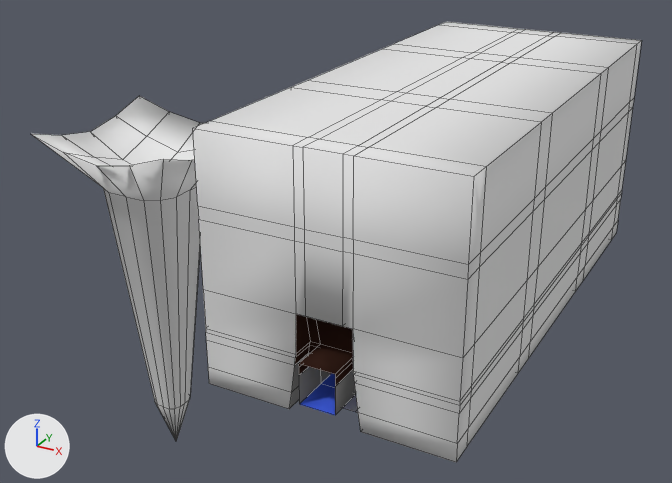
A saved change to the Blender file broken/blender/brokendev.blend.
One viewpoint serves both versions: a 50 mm lens placed at (7.39, -8.66, 3.3), pointed at (2.38, 0.44, -1.25). The axes (+X, +Y, +Z) are drawn at lower left. The lights are the same throughout. Mesh edges are drawn as thin lines.

Before the edit, the objects in view are built like this:
```python
me_area1mesh = bpy.data.meshes.new('area1mesh')
me_area1mesh.from_pydata(...)  # 332 vertices, 315 faces; spans x -10.0..10.0, y -23.0..23.0, z -11.4..8.6
me_area1mesh.polygons.foreach_set('use_smooth', [True] * 315)
# faces by material slot: [162, 64, 24, 3, 20, 42]
me_area1mesh.materials.append(mat_areamat0)  # white #e7e7e7
me_area1mesh.materials.append(mat_areanafloorandceiling)  # white #e7e7e7
me_area1mesh.materials.append(mat_areaplatforms)  # white #e7e7e7
me_area1mesh.materials.append(mat_waterfloor)  # blue #4362e7
me_area1mesh.materials.append(mat_waterside)  # grey #8d8d8d
me_area1mesh.materials.append(mat_waterarchway)  # brown #352019
me_plane = bpy.data.meshes.new('Plane')
me_plane.from_pydata(...)  # 58 vertices, 64 faces; spans x -1.0..1.0, y -1.0..1.0, z -4.73..0.0
me_plane.polygons.foreach_set('use_smooth', [True] * 64)
ob_area0 = bpy.data.objects.new('area0', me_area1mesh)
ob_area0.location = (4.0, 0.0, 0.0)
ob_area0.scale = (0.123, 0.123, 0.123)
ob_plane = bpy.data.objects.new('Plane', me_plane)
ob_plane.location = (0.0, 0.0, 0.0)
```
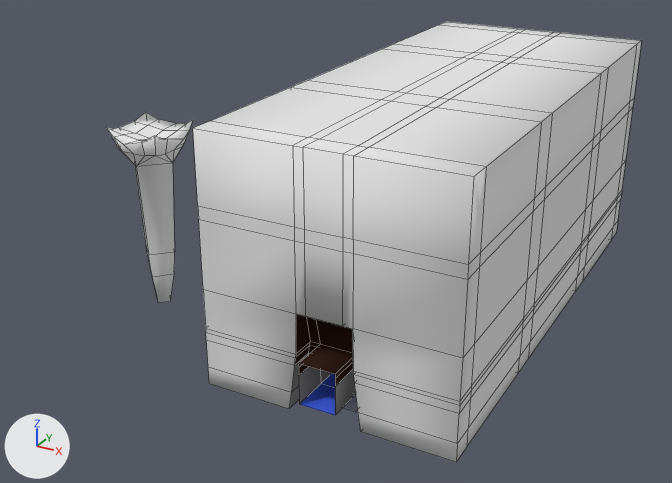
Pixel boxes (x1, y1, x2, y2) of what changed, in the pictures (672 x 483 px):
'Plane', deleted: before (32, 96, 204, 441)
'pillar', added: after (106, 112, 193, 303)

Edits to the bpy script that builds the scene:
```text
Add mat_trunkmat0:
    mat_trunkmat0 = diffuse_material('trunkmat0')
    mat_trunkmat0.base_color = (0.8, 0.8, 0.8)  # white #e7e7e7
Add me_pillarmesh:
    me_pillarmesh.from_pydata(...)  # 57 vertices, 65 faces; spans x -0.51..0.51, y -0.51..0.51, z -2.43..0.01
    me_pillarmesh.polygons.foreach_set('use_smooth', [True] * 65)
    me_pillarmesh.materials.append(mat_trunkmat0)  # white #e7e7e7
Remove ob_plane:
    ob_plane = bpy.data.objects.new('Plane', me_plane)
    ob_plane.location = (0.0, 0.0, 0.0)
Add ob_pillar:
    ob_pillar = bpy.data.objects.new('pillar', me_pillarmesh)
    ob_pillar.location = (0.0, 0.0, 0.0)
```
